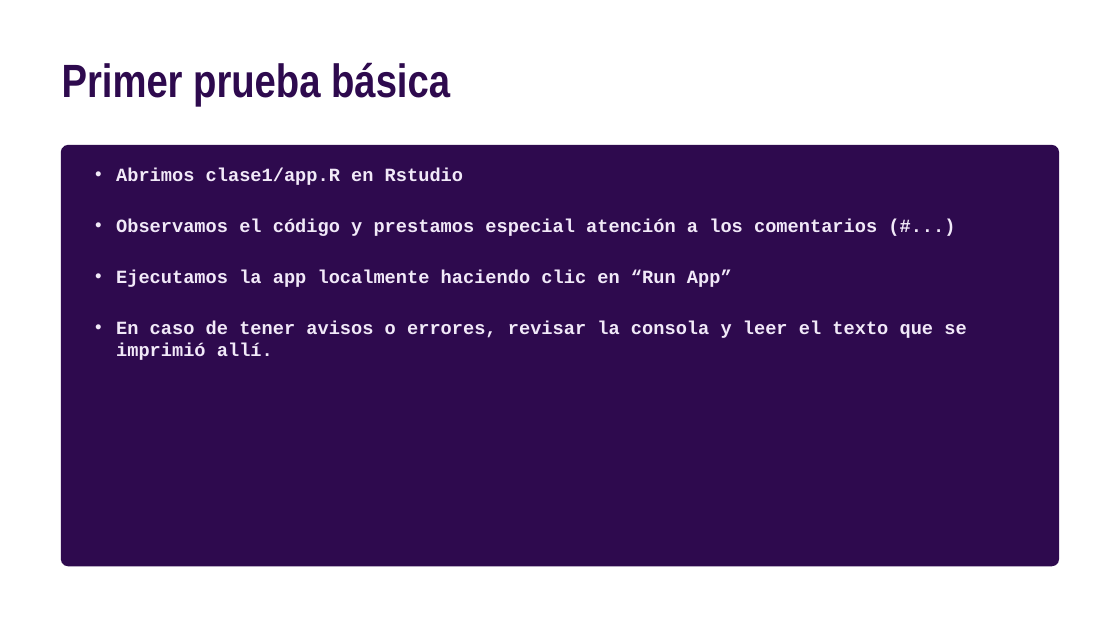
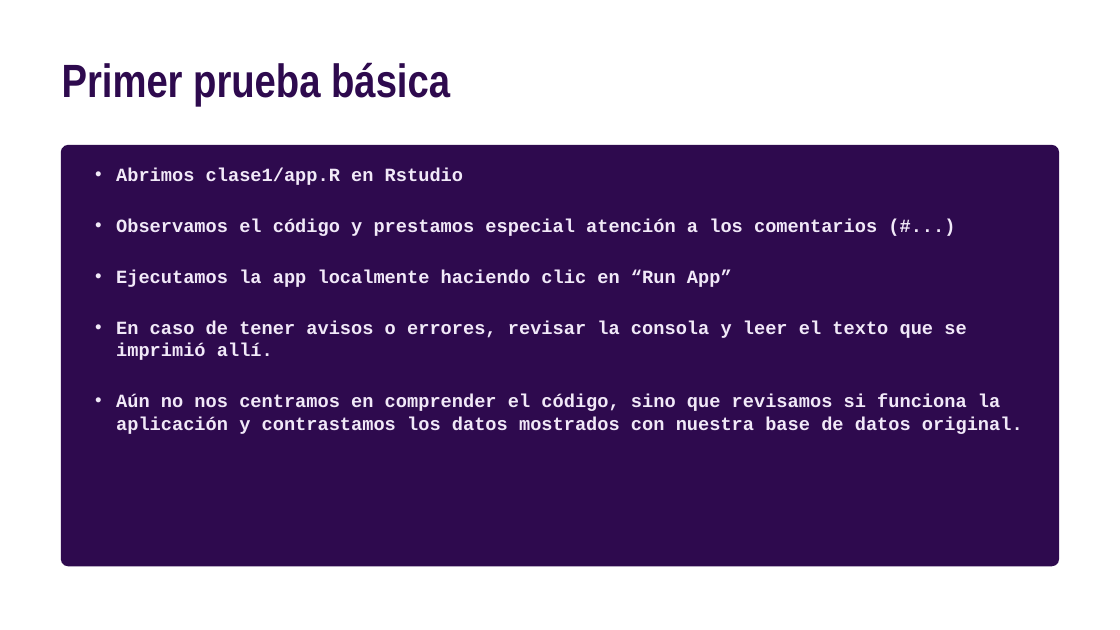
Before and after one commit to nahura99/visualizacion_datos_shiny, a slide deck: slide 10 of clase1/clase1.pptx. Drawn at 1120x630 pixels with LibreOffice and Linux fonts; fonts in the diff are those of the drawing. Boxes give left, top, right and bottom in pixels: in the first picture for what was removed or moved away, otherwise in the second. Text is boxed around its words. In the diff, an @@ line names an element or a change of style, - is before the commit and + after.

```diff
--- a/clase1/clase1.pptx
+++ b/clase1/clase1.pptx
@@ text at box(116, 394, 1023, 434): paragraph added @@
+• Aún no nos centramos en comprender el código, sino que revisamos si funciona la aplicación y contrastamos los datos mostrados con nuestra base de datos original.
```
Also in this commit, not shown: 1 other slide changed, 5 other files.
